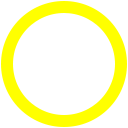
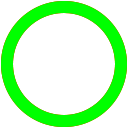
Two versions of the same layered image (128px x 128px). Layer-by-layer changes:
showed "緑円" over [1, 1, 127, 127]
showed "赤円" over [1, 1, 127, 127]
